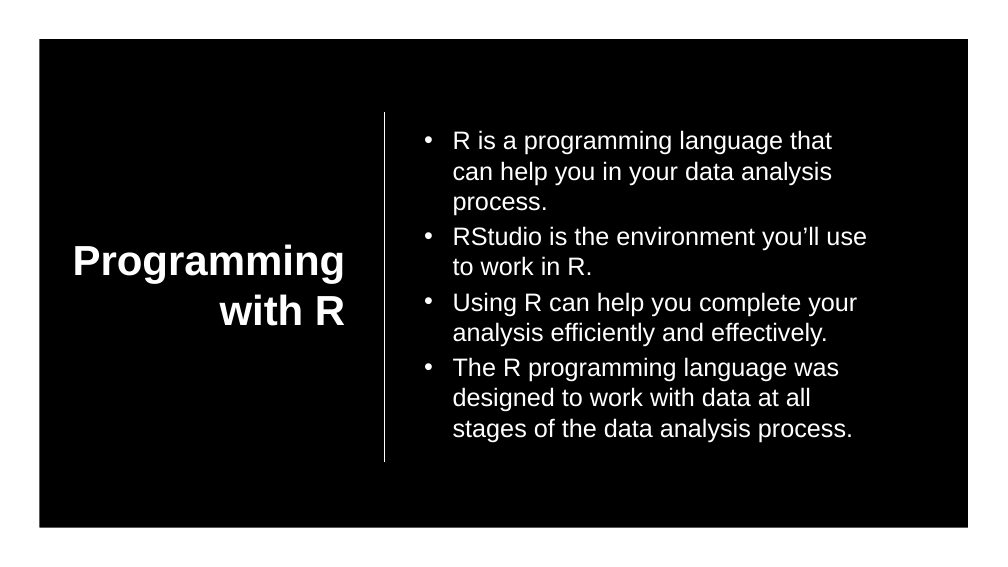
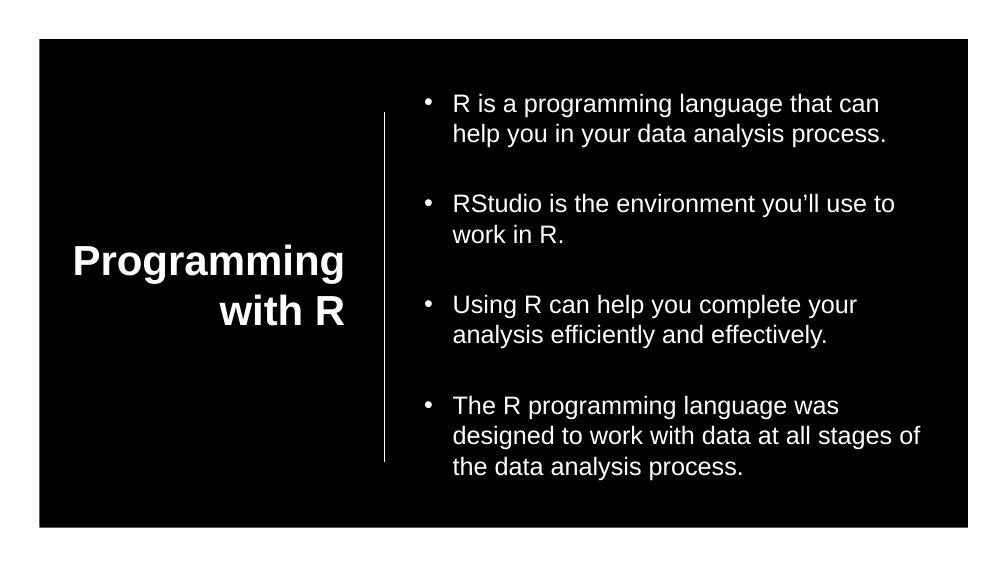
Before and after one commit to ideepankarsharma2003/BCA, a slide deck: slide 4 of MOOCS/PHASE II/Data Analysis with R Programming.pptx. Drawn at 1008x567 pixels with LibreOffice and Linux fonts; fonts in the diff are those of the drawing; background and template pictures are left out. Boxes give left, top, right and bottom in pixels: in the first picture for what was removed or moved away, otherwise in the second. Text is boxed around its words. In the diff, an @@ line names an element or a change of style, - is before the commit and + after.

```diff
--- a/MOOCS/PHASE II/Data Analysis with R Programming.pptx
+++ b/MOOCS/PHASE II/Data Analysis with R Programming.pptx
@@ text "R is a programming language ..." rewrapped from (x1=453, y1=130, x2=867, y2=442) to (x1=453, y1=93, x2=920, y2=480) @@
```
Also in this commit, not shown: 6 slides added, 1 slide removed, 3 other files.
